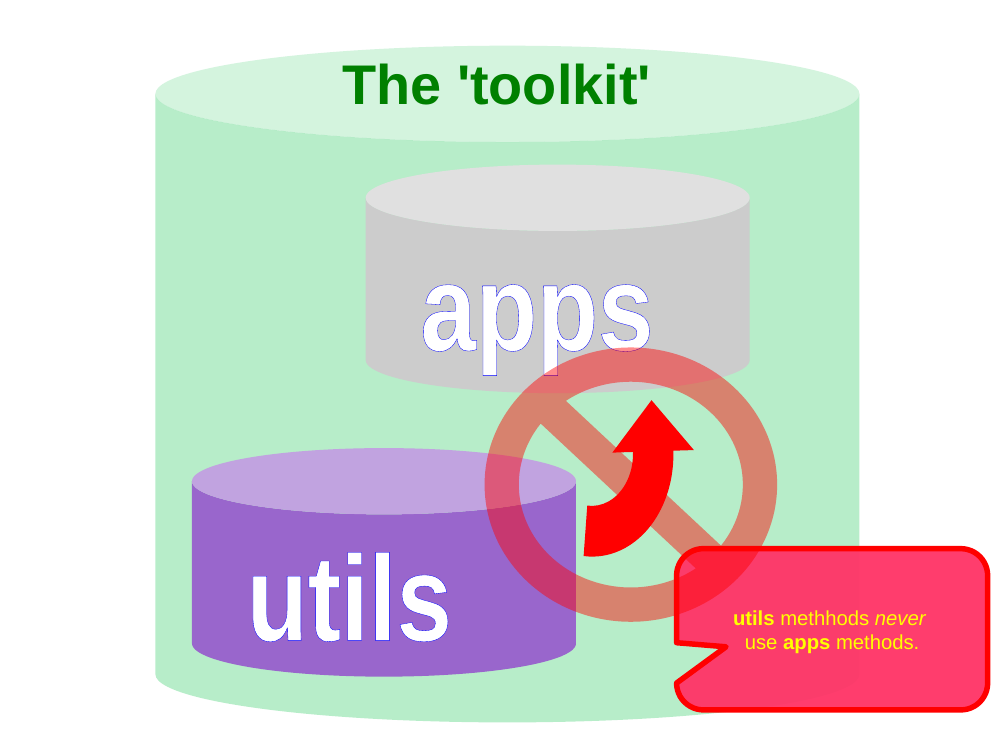
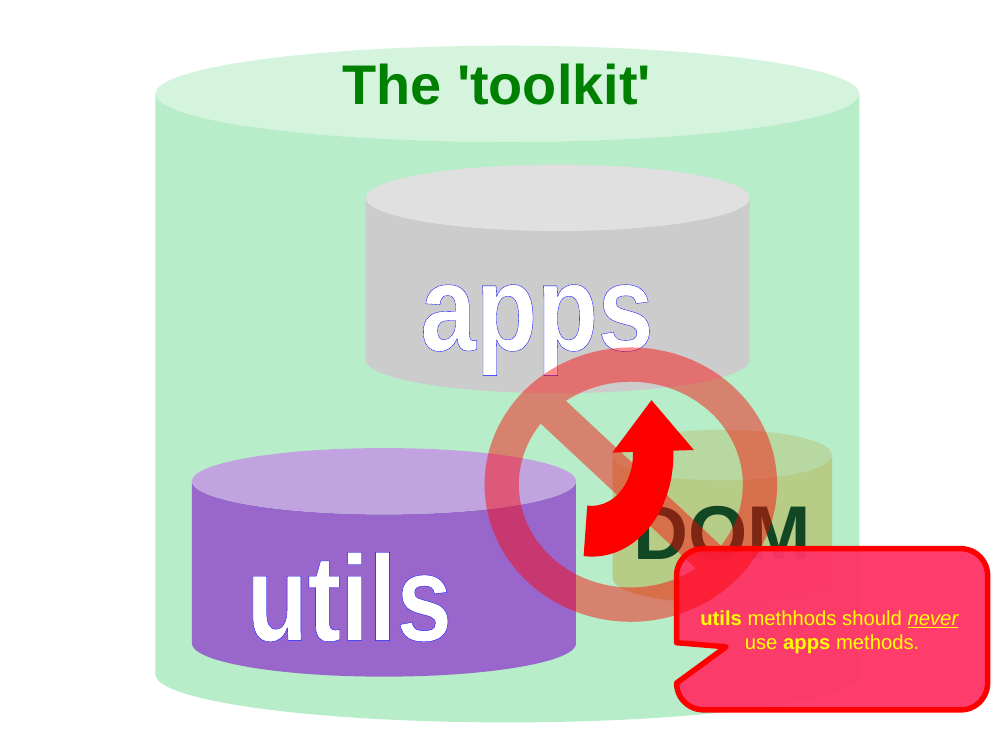
Before and after one commit to owdqa/OWD_TEST_TOOLKIT, a slide deck: slide 11 of Docs/Overview tech.odp (slide 6 before the commit). Drawn at 1008x756 pixels with LibreOffice and Linux fonts; fonts in the diff are those of the drawing. Boxes give left, top, right and bottom in pixels: in the first picture for what was removed or moved away, otherwise in the second. Text is boxed around its words. In the diff, an @@ line names an element or a change of style, - is before the commit and + after.

```diff
--- a/Docs/Overview tech.odp
+++ b/Docs/Overview tech.odp
@@ freeform shape at bbox=[505, 348, 676, 560]: outline redrawn @@
@@ cylinder added at bbox=[613, 430, 832, 604], fill #FFCC99, 60 pt, text #000000, bold @@
+DOM
@@ text in rounded speech box at bbox=[700, 610, 959, 628]: text changed @@
-utils methhods never
+utils methhods should never
```
Also in this commit, not shown: 6 other slides changed, 4 slides added, 1 slide removed, 4 other files.
